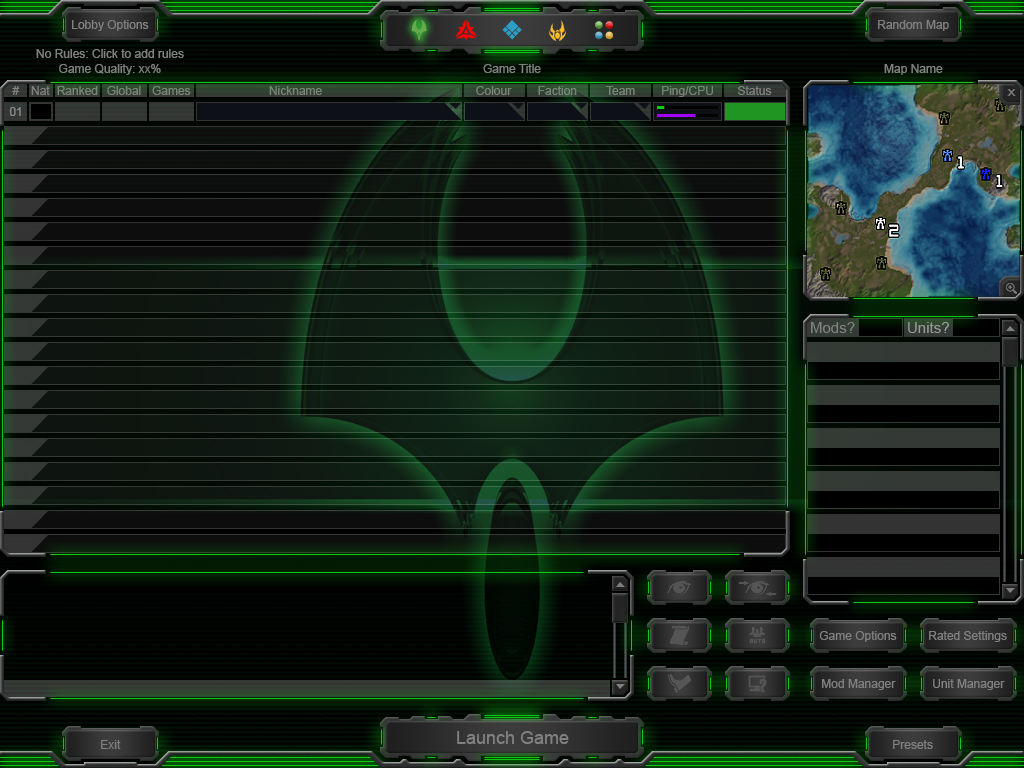
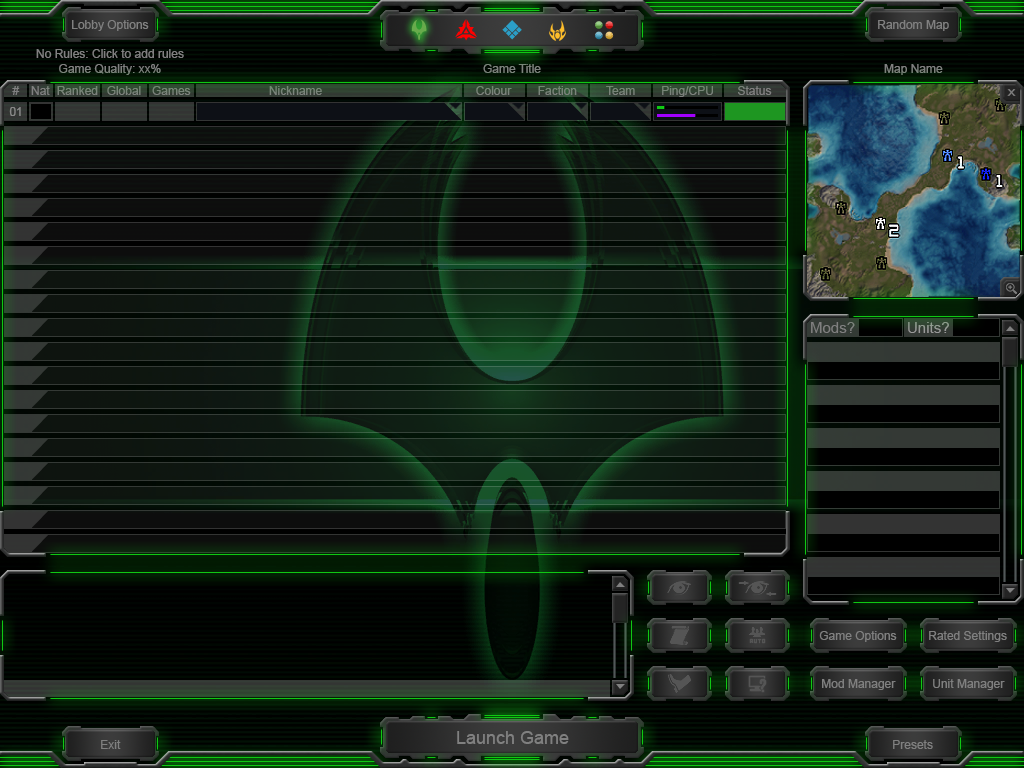
Layer changes from the first 1024x768 image to the second:
painted on "Button Up" (1st of 6, in "Exit Microbutton") over [1002,84,1020,102]
painted on "Button Down" (1st of 6, in "Exit Microbutton") over [1002,84,1020,102]
painted on "Button Base" (1st of 6, in "Exit Microbutton") over [999,84,1020,105]
painted on "Button Up" (2nd of 6, in "Map Zoom button") over [1002,279,1020,297]
painted on "Button Down" (2nd of 6, in "Map Zoom button") over [1002,279,1020,297]
painted on "Button Base" (2nd of 6, in "Map Zoom button") over [999,276,1020,297]
